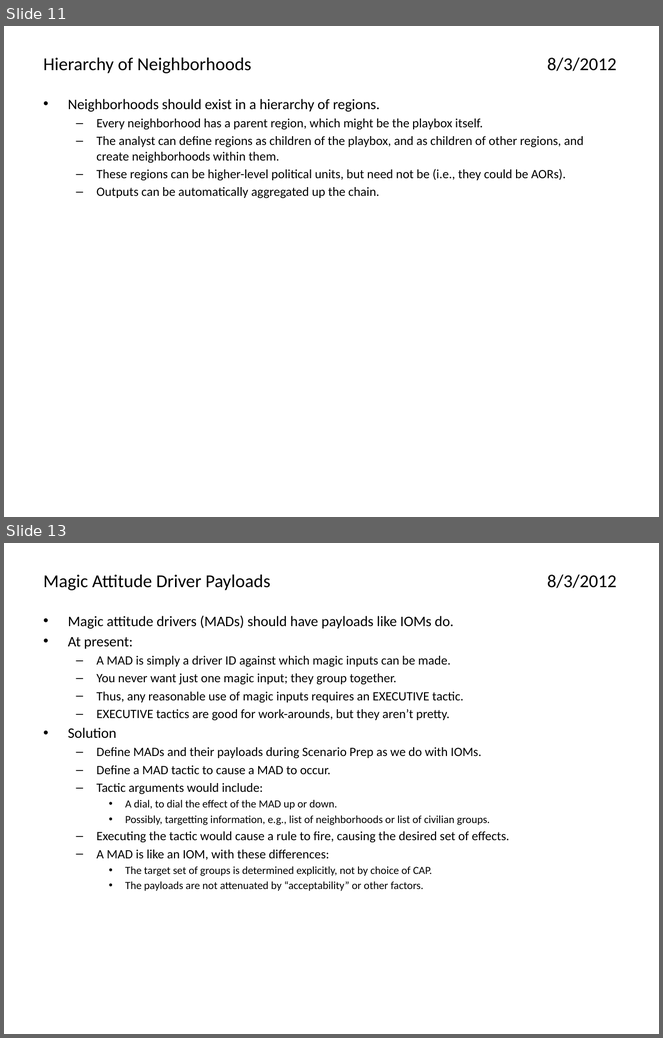
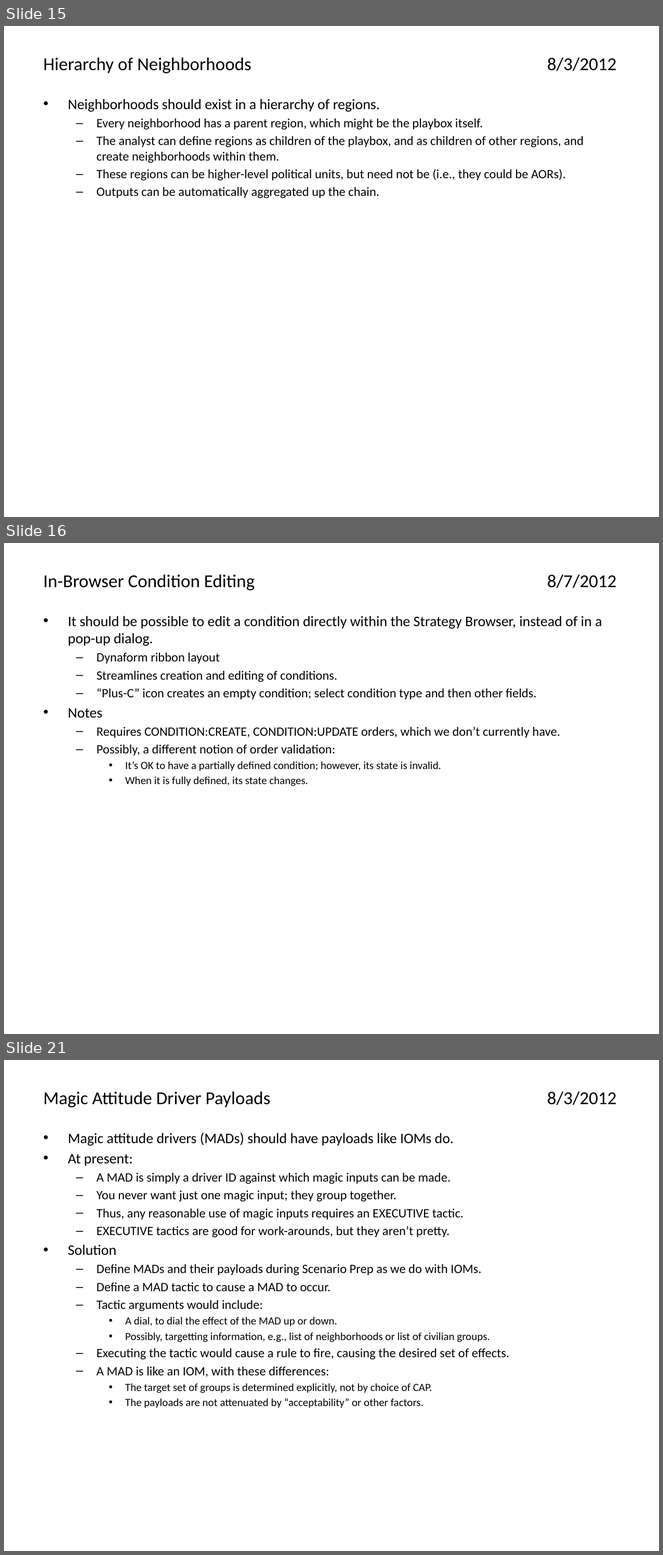
Before and after one commit to AthenaModel/athena-legacy, a slide deck: docs/dev/ideas.pptx. Shown one above the other, each under a label of ours: slides 11 and 13 before the commit, slides 15, 16 and 21 after it; the slides between them are not shown. The pictures are 663x1038 and 663x1555 pixels, drawn with LibreOffice and Linux fonts; fonts in the diff are those of the drawing. Boxes give left, top, right and bottom in pixels: in the first picture for what was removed or moved away, otherwise in the second. Text is boxed around its words. In the diff, an @@ line names an element or a change of style, - is before the commit and + after.

```diff
--- a/docs/dev/ideas.pptx
+++ b/docs/dev/ideas.pptx
@@ slide 16 added at bbox=[4, 543, 659, 1034], background #FFFFFF @@
@@ title added at bbox=[44, 574, 617, 590], 20 pt, text #000000 @@
+In-Browser Condition Editing 8/7/2012
@@ text added at bbox=[68, 616, 602, 786], 14 pt, text #000000 @@
+• It should be possible to edit a condition directly within the Strategy Browser, instead of in a pop-up dialog.
+  – Dynaform ribbon layout
+  – Streamlines creation and editing of conditions.
+  – “Plus-C” icon creates an empty condition; select condition type and then other fields.
+• Notes
+  – Requires CONDITION:CREATE, CONDITION:UPDATE orders, which we don’t currently have.
+  – Possibly, a different notion of order validation:
+    • It’s OK to have a partially defined condition; however, its state is invalid.
+    • When it is fully defined, its state changes.
@@ what was slide 11 is now slide 15 @@
@@ what was slide 13 is now slide 21 @@
```
Also in this commit, not shown: 9 slides changed, 10 other slides added.
